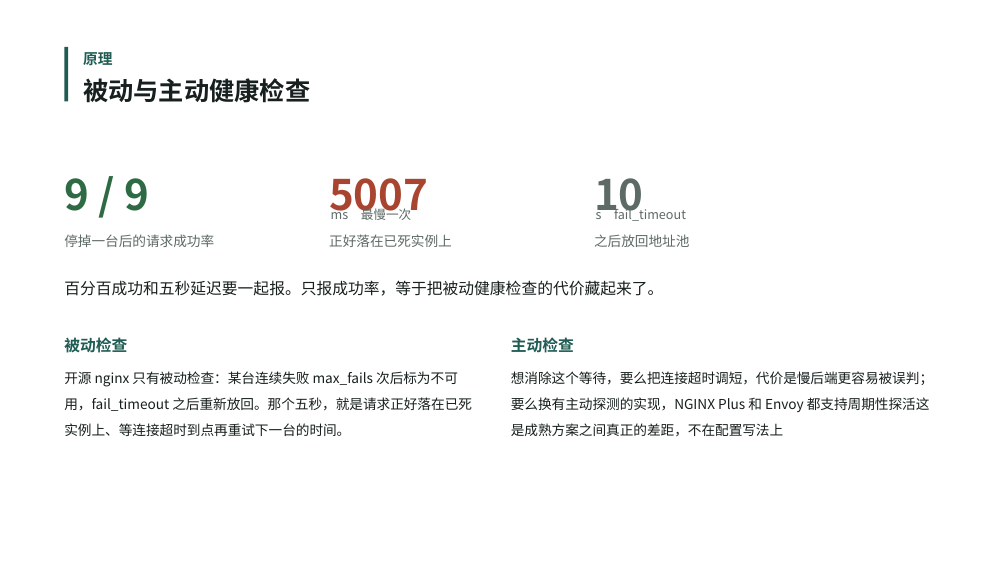
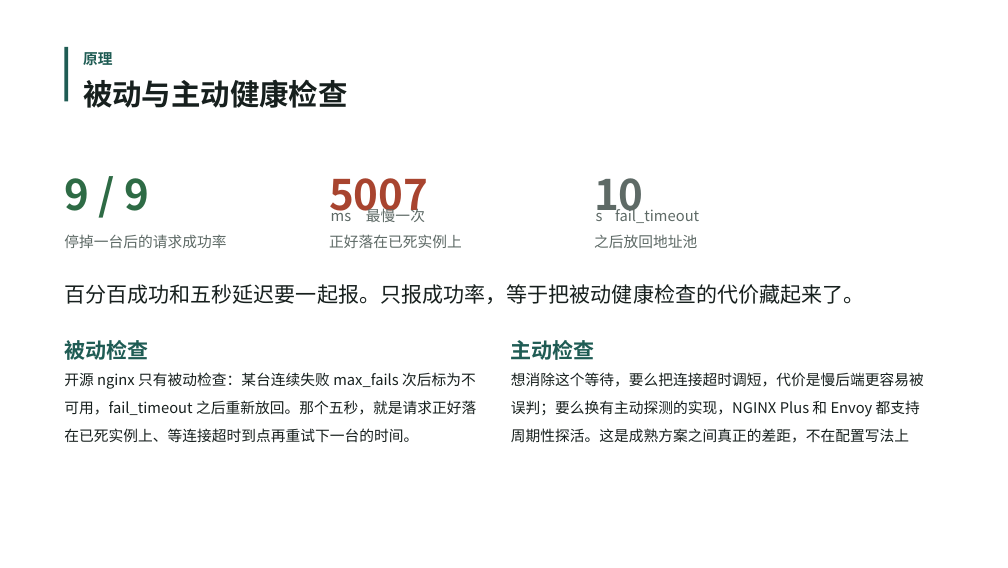
Before and after one commit to VesselPaper/symbiont, a slide deck: slide 13 of share/分享PPT-修订.pptx. Drawn at 1008x568 pixels with LibreOffice and Linux fonts; fonts in the diff are those of the drawing; background and template pictures are left out. Boxes give left, top, right and bottom in pixels: in the first picture for what was removed or moved away, otherwise in the second. Text is boxed around its words. In the diff, an @@ line names an element or a change of style, - is before the commit and + after.

Commit message:
docs(share): 按字号规范统一整套 PPT
正文一律 14，栏目标签与卡片名 20，每页主标题与章节名 28；封面标题同样收到 28。
大数字（58.3、9 / 9、5007 这类）是数据不是标题，保持原字号。
顺带修：8 页正文放大后与下一段挤在一起、13 页丢了一个句号、8 页末尾两个字单独换行。

```diff
--- a/share/分享PPT-修订.pptx
+++ b/share/分享PPT-修订.pptx
@@ text at (x1=83, y1=79, x2=348, y2=108): size 24 to 28 pt in "被动与主动健康检查" @@
@@ text "ms 最慢一次" at (x1=331, y1=207, x2=425, y2=222): size 12 to 14 pt @@
@@ text "s fail_timeout" at (x1=596, y1=207, x2=699, y2=223): size 12 to 14 pt @@
@@ size 15 to 20 pt in 3 elements at (x1=64, y1=284, x2=864, y2=304), (x1=64, y1=340, x2=148, y2=360), (x1=511, y1=340, x2=595, y2=360) @@
@@ size 13 to 14 pt in 4 elements at (x1=64, y1=234, x2=226, y2=248), (x1=329, y1=234, x2=462, y2=248), (x1=594, y1=235, x2=697, y2=248), (x1=64, y1=372, x2=476, y2=443) @@
@@ text at (x1=511, y1=372, x2=924, y2=443): text changed; size 13 to 14 pt @@
-想消除这个等待，要么把连接超时调短，代价是慢后端更容易被误判；要么换有主动探测的实现，NGINX Plus 和 Envoy 都支持周期性探活这是成熟方案之间真正的差距，不在配置写法上
+想消除这个等待，要么把连接超时调短，代价是慢后端更容易被误判；要么换有主动探测的实现，NGINX Plus 和 Envoy 都支持周期性探活。这是成熟方案之间真正的差距，不在配置写法上
```
Also in this commit, not shown: 24 other slides changed, 1 other file.
